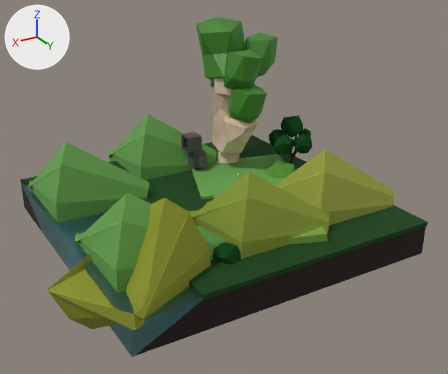
Before and after pictures for a commit that changed the Blender file Visual Project FIles/smfm room 12 redo.blend.
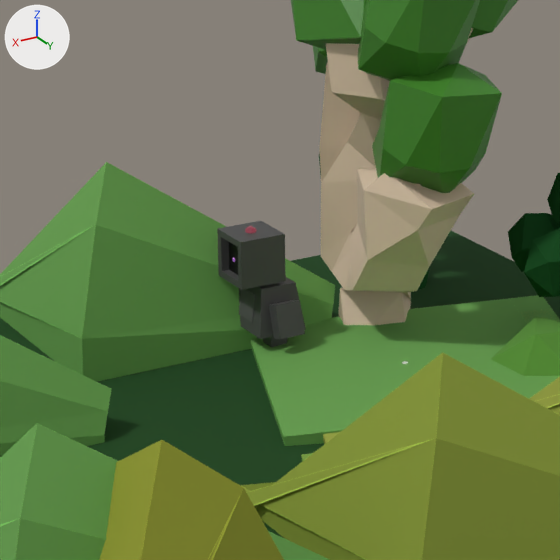
The first picture shows the older version from a 50 mm lens placed at (6.54, 11.62, 7.32), pointed at (-0.14, 0.48, 1.75). The close-ups show both versions on the part from 26% to 63% of the width and 18% to 62% of the height of that picture; other places that the commit changed are outside them. The lights are fixed; the arrows at upper left show +X, +Y and +Z.

The older version as bpy lines, for what is in view:
```python
ob_cube_023 = bpy.data.objects.new('Cube.023', me_cube_026)
ob_cube_023.location = (-0.524, -1.773, 2.089)
ob_cube_023.scale = (0.191, 0.191, 0.191)
ob_cube_024 = bpy.data.objects.new('Cube.024', me_cube_027)
ob_cube_024.location = (-0.654, -1.773, 1.681)
ob_cube_024.scale = (0.15, 0.189, 0.189)
ob_cube_027 = bpy.data.objects.new('Cube.027', me_cube_030)
ob_cube_027.location = (-0.654, -1.458, 1.635)
ob_cube_027.rotation_euler = (0.279, 0.0, 0.0)  # degrees (16, 0, 0)
ob_cube_027.scale = (-0.109, -0.0538, -0.132)
ob_cube_028 = bpy.data.objects.new('Cube.028', me_cube_031)
ob_cube_028.location = (-0.654, -1.658, 1.403)
ob_cube_028.scale = (0.0814, 0.0814, 0.11)
ob_cube_029 = bpy.data.objects.new('Cube.029', me_cube_032)
ob_cube_029.location = (-0.527, -1.773, 1.683)
ob_cube_029.rotation_euler = (0.0, -3.285, 0.0)  # degrees (0, -188, 0)
ob_cube_029.scale = (0.0555, 0.11, 0.11)
ob_icosphere_014 = bpy.data.objects.new('Icosphere.014', me_icosphere_014)
ob_icosphere_014.location = (-0.412, -1.83, 2.055)
ob_icosphere_014.scale = (0.0276, 0.0276, 0.0276)
ob_icosphere_016 = bpy.data.objects.new('Icosphere.016', me_icosphere_015)
ob_icosphere_016.location = (-0.522, -1.773, 2.276)
ob_icosphere_016.rotation_euler = (0.0, 0.702, 0.0)  # degrees (0, 40, 0)
ob_icosphere_016.scale = (0.189, 0.189, 0.189)
ob_icosphere_030 = bpy.data.objects.new('Icosphere.030', me_icosphere_040)
ob_icosphere_030.parent = ob_low_poly_fire_tree
ob_icosphere_030.location = (0.557, 0.193, 2.992)
ob_icosphere_030.rotation_euler = (0.117, 0.347, 0.855)  # degrees (6.7, 20, 49)
ob_icosphere_030.scale = (0.468, 0.468, 0.468)
# also in view: 'Leaves.013' at (-2.56, -0.81, 2.12); 'Bush' at (-2.16, -0.11, 1.33); 'Icosphere.028' at (-1.6, -0.91, 3.13); 'Cube.005' at (2.26, -1.86, 1.46); 'Cube.006' at (2.9, 2.14, 1.46)
```
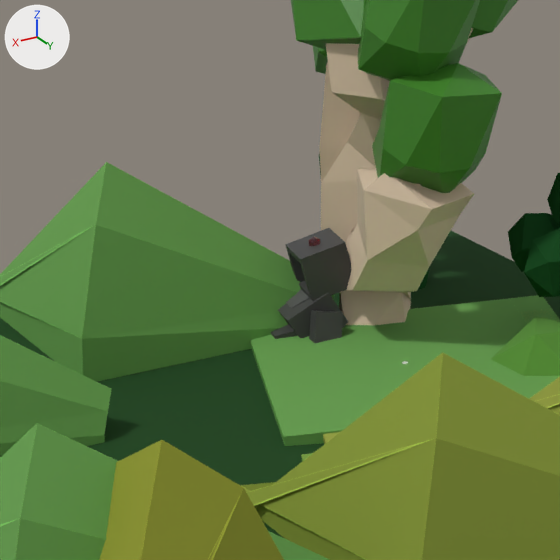
The change, as a list of edits to the scene's bpy script:
```text
Add mat_material_011:
    mat_material_011 = principled_material('Material.011')
    mat_material_011.base_color = (0.107, 0.0, 0.00149)  # dark red #5c0005
    mat_material_011.roughness = 0.0
    mat_material_011.ior = 1.45
    mat_material_011.transmission_weight = 1.0
    mat_material_011.emission_color = (0.119, 0.0313, 0.0426)  # brown #61313a
    mat_material_011.emission_strength = 0.3
Add me_icosphere_013:
    me_icosphere_013 = me_icosphere_013.copy(); me_icosphere_013.name = 'Icosphere.013'
Change ob_cube_023:
    ob_cube_023.location: (-0.524, -1.773, 2.089) -> (-1.168, -1.82, 1.878)
    ob_cube_023.rotation_euler: (0.0, 0.0, 0.0) -> (0.0, 0.258, -0.189)  # degrees (0, 0, 0) -> degrees (0, 15, -11)
Change ob_cube_024:
    ob_cube_024.location: (-0.654, -1.773, 1.681) -> (-1.08, -1.837, 1.474)
    ob_cube_024.rotation_euler: (0.0, 0.0, 0.0) -> (0.0, -1.01, -0.189)  # degrees (0, 0, 0) -> degrees (0, -58, -11)
    ob_cube_024.scale: (0.15, 0.189, 0.189) -> (0.157, 0.197, 0.197)
Change ob_cube_027:
    ob_cube_027.location: (-0.654, -1.458, 1.635) -> (-1.034, -1.516, 1.462)
Change ob_cube_028:
    ob_cube_028.location: (-0.654, -1.658, 1.403) -> (-0.82, -1.764, 1.346)
Change ob_cube_029:
    ob_cube_029.location: (-0.527, -1.773, 1.683) -> (-1.012, -1.85, 1.587)
    ob_cube_029.rotation_euler: (0.0, -3.285, 0.0) -> (0.0, -4.296, -0.189)  # degrees (0, -188, 0) -> degrees (0, -246, -11)
Change ob_icosphere_014:
    add ob_icosphere_014.hide_render = True
Change ob_icosphere_016:
    ob_icosphere_016: bpy.data.objects.new('Icosphere.016', me_icosphere_015) -> bpy.data.objects.new('Icosphere.016', me_icosphere_013)
    ob_icosphere_016.location: (-0.522, -1.773, 2.276) -> (-1.117, -1.83, 2.066)
    ob_icosphere_016.rotation_euler: (0.0, 0.702, 0.0) -> (0.0, 0.959, -0.189)  # degrees (0, 40, 0) -> degrees (0, 55, -11)
    ob_icosphere_016.scale: (0.189, 0.189, 0.189) -> (0.197, 0.197, 0.197)
```

What differs and where, as boxes [x1, y1, x2, y2] in the close-ups (560 x 560 px):
'Cube.023', moved, turned
    before: [217, 221, 286, 290]
    after: [285, 228, 351, 301]
'Cube.024', moved, turned, rescaled
    before: [239, 277, 306, 339]
    after: [278, 293, 348, 338]
'Cube.027', moved
    before: [269, 300, 305, 339]
    after: [309, 310, 343, 343]
'Cube.029', moved, turned
    before: [239, 289, 256, 322]
    after: [286, 290, 309, 308]
'Cube.028', moved
    before: [263, 336, 287, 347]
    after: [271, 325, 298, 339]
'Icosphere.016', reshaped, moved, turned, rescaled
    before: [245, 225, 257, 233]
    after: [309, 236, 320, 246]
